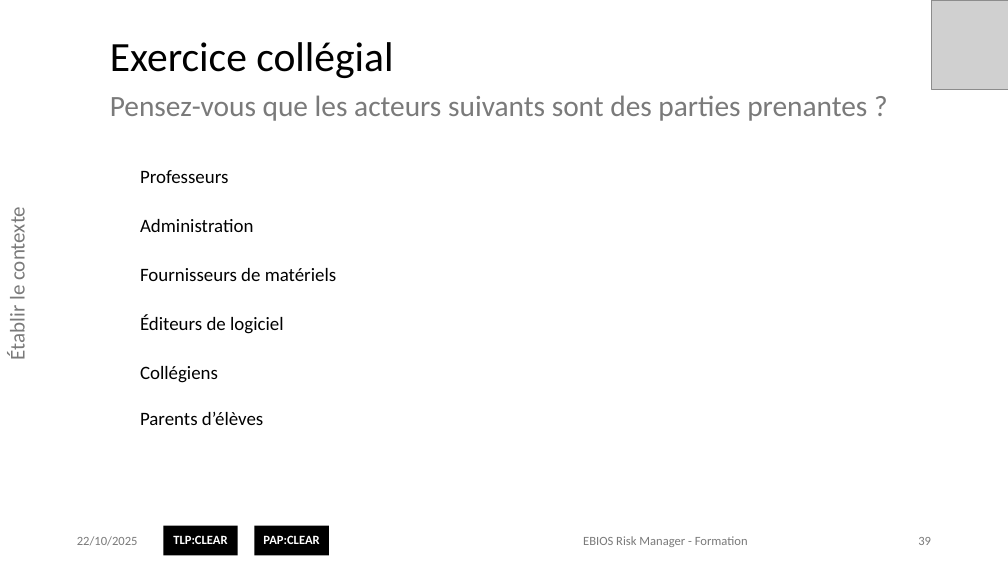
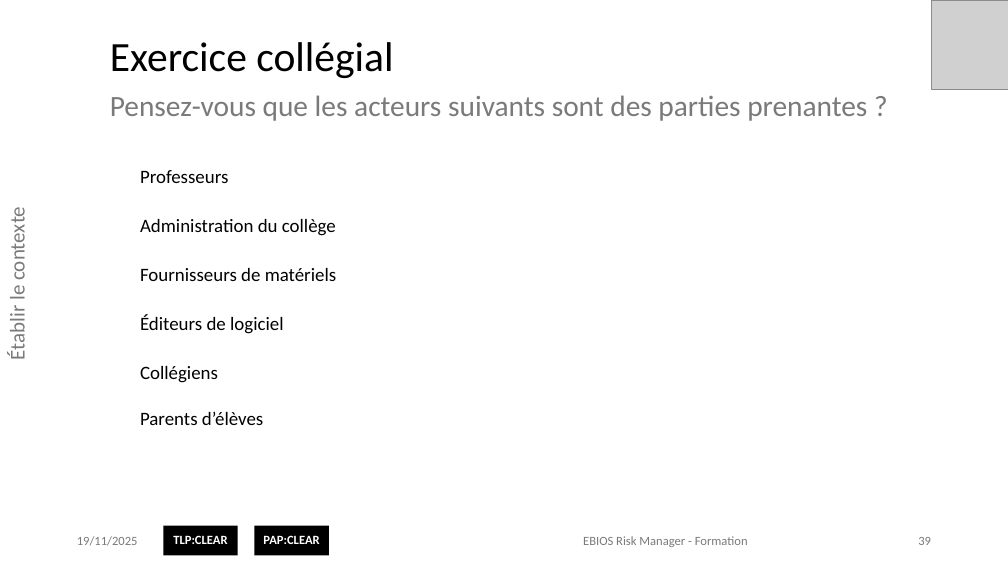
Before and after one commit to matthieu-grall/ebios_formation, a slide deck: slide 39 of EBIOS Risk Manager - Formation - Présentation.pptx. Drawn at 1008x567 pixels with LibreOffice and Linux fonts; fonts in the diff are those of the drawing; grey boxes stand for pictures; background and template pictures are left out. Boxes give left, top, right and bottom in pixels: in the first picture for what was removed or moved away, otherwise in the second. Text is boxed around its words. In the diff, an @@ line names an element or a change of style, - is before the commit and + after.

```diff
--- a/EBIOS Risk Manager - Formation - Présentation.pptx
+++ b/EBIOS Risk Manager - Formation - Présentation.pptx
@@ text at [140,219,336,236]: text changed @@
-    Administration
+    Administration du collège
@@ text at [77,536,138,546]: text changed @@
-22/10/2025
+19/11/2025
```
Also in this commit, not shown: 158 other slides changed, 5 other files.
